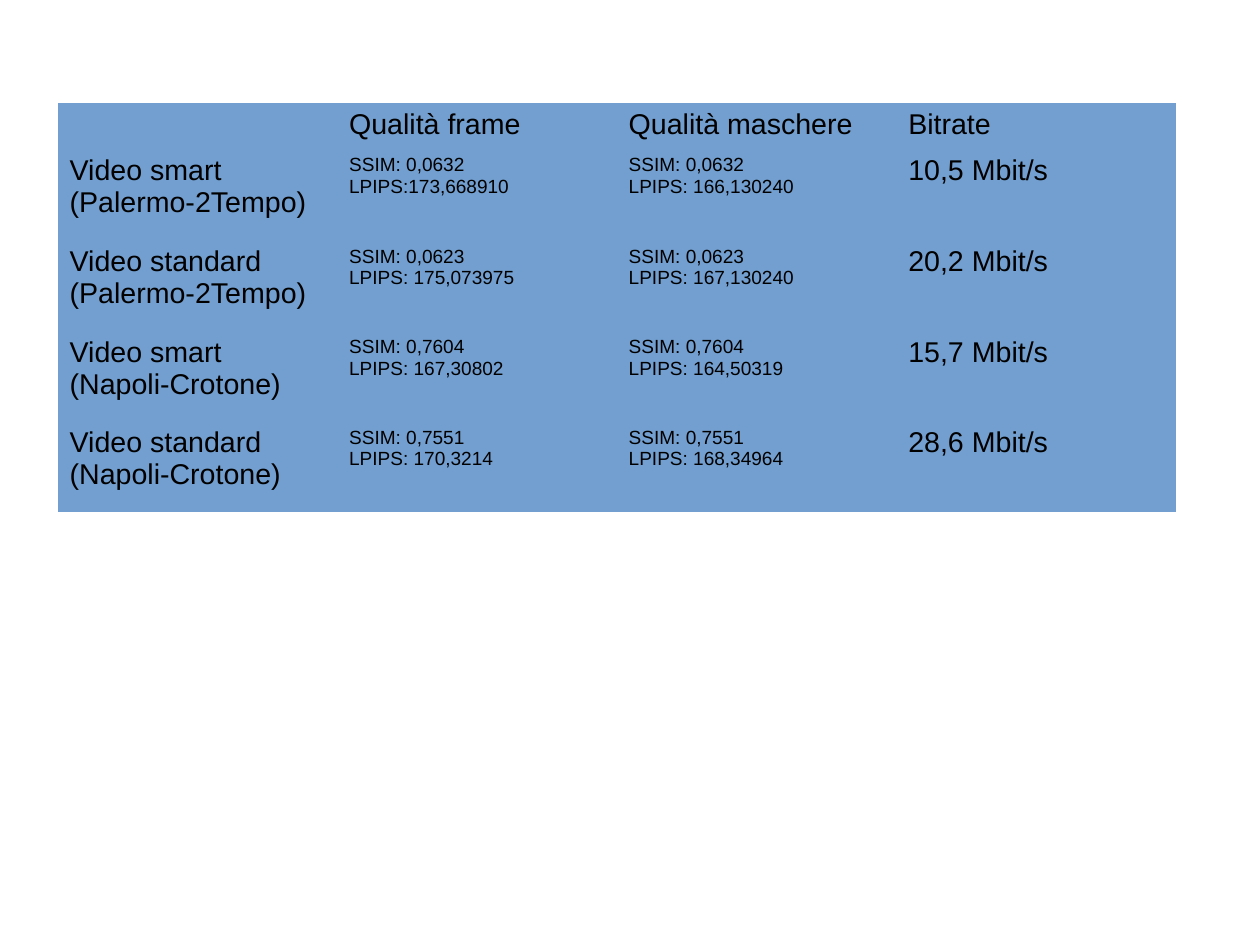
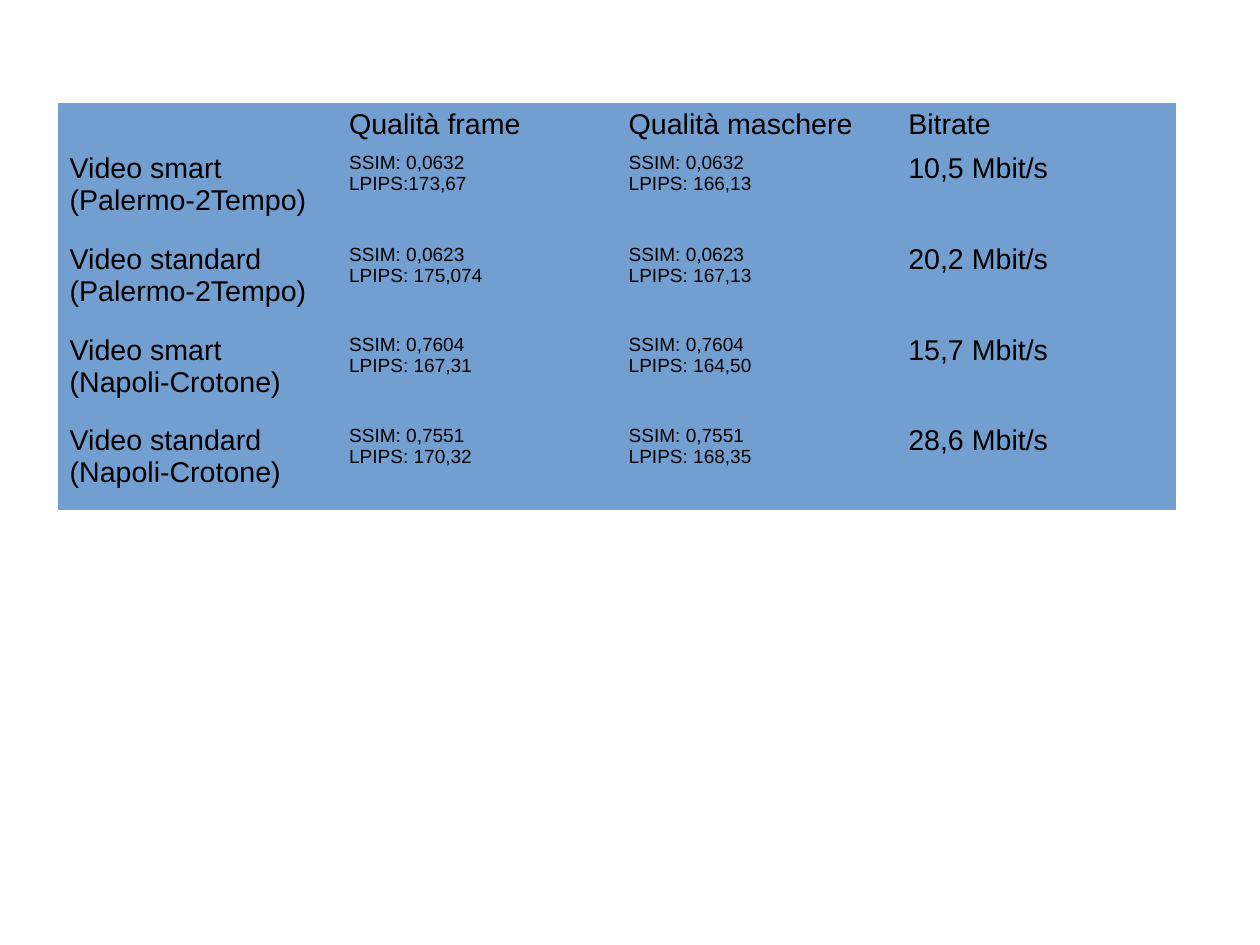
Before and after one commit to tintorimatteo/Imperatore, a slide deck: slide 13 of presentazione copia.odp. Drawn at 1260x945 pixels with LibreOffice and Linux fonts; fonts in the diff are those of the drawing. Boxes give left, top, right and bottom in pixels: in the first picture for what was removed or moved away, otherwise in the second. Text is boxed around its words. In the diff, an @@ line names an element or a change of style, - is before the commit and + after.

```diff
--- a/presentazione copia.odp
+++ b/presentazione copia.odp
@@ table at <box>58,103,1179,510</box> @@
-row 2, column 2: SSIM: 0,0632 / LPIPS:173,668910
+row 2, column 2: SSIM: 0,0632 / LPIPS:173,67
-row 2, column 3: SSIM: 0,0632 / LPIPS: 166,130240
+row 2, column 3: SSIM: 0,0632 / LPIPS: 166,13
-row 3, column 2: SSIM: 0,0623 / LPIPS: 175,073975
+row 3, column 2: SSIM: 0,0623 / LPIPS: 175,074
-row 3, column 3: SSIM: 0,0623 / LPIPS: 167,130240
+row 3, column 3: SSIM: 0,0623 / LPIPS: 167,13
-row 4, column 2: SSIM: 0,7604 / LPIPS: 167,30802
+row 4, column 2: SSIM: 0,7604 / LPIPS: 167,31
-row 4, column 3: SSIM: 0,7604 / LPIPS: 164,50319
+row 4, column 3: SSIM: 0,7604 / LPIPS: 164,50
-row 5, column 2: SSIM: 0,7551 / LPIPS: 170,3214
+row 5, column 2: SSIM: 0,7551 / LPIPS: 170,32
-row 5, column 3: SSIM: 0,7551 / LPIPS: 168,34964
+row 5, column 3: SSIM: 0,7551 / LPIPS: 168,35
```
Also in this commit, not shown: 2 other slides changed, 4 other files.
